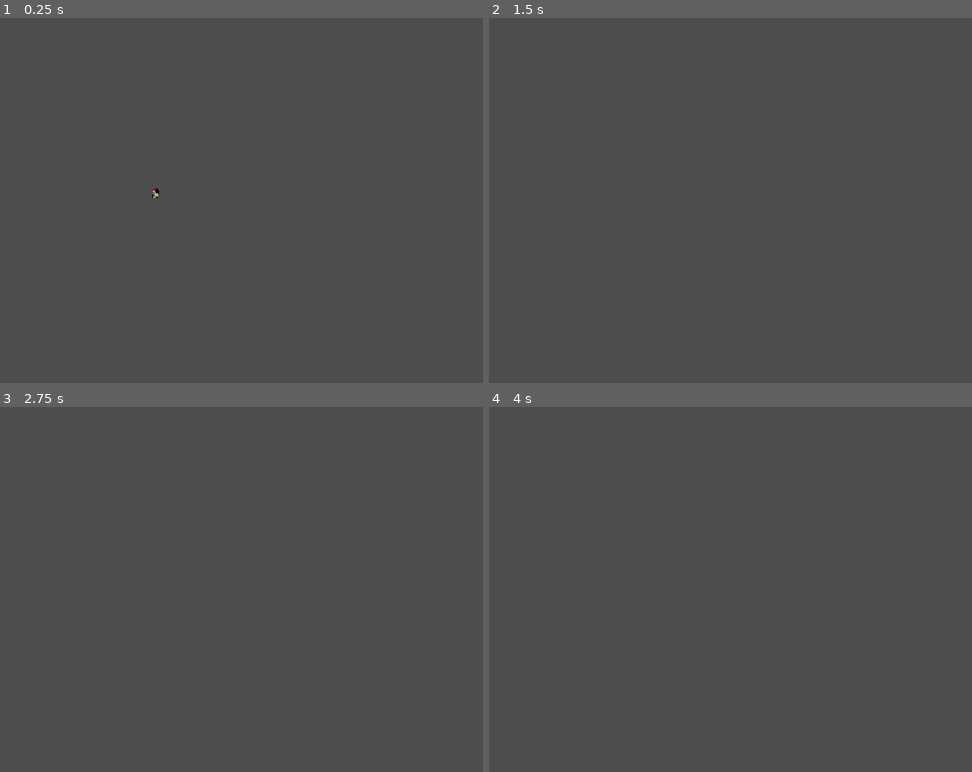
Above: before the commit, frames 1-4 (two rows, left to right).
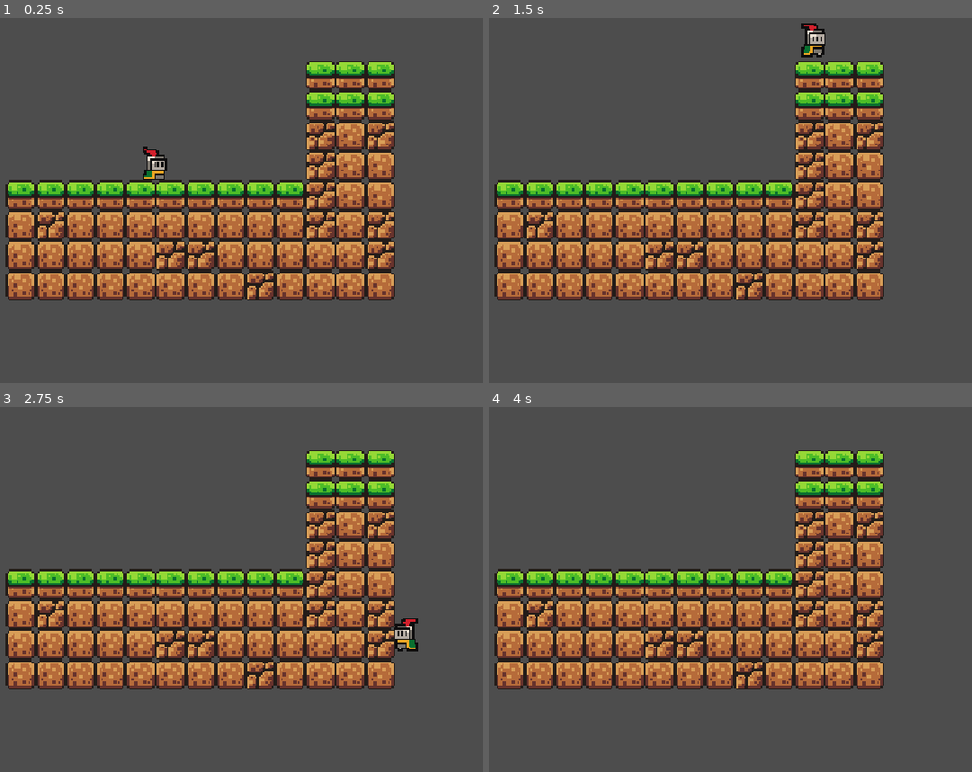
Above: after the commit, the same moments.

Repository: asciimo71/thegame
Game: Godot game, scene res://scenes/game.tscn
The game is run twice, just before and just after one commit, with the same random seed, the same clock (stepped at 60 frames per second) and the same inputs. The project has no main scene, so this scene is started directly.
Inputs:
- Up to frame 1 (0.25 s): no input
- Up to frame 2 (1.5 s): hold D (move_right) from 0.53 s (still down); tap W (jump) at 0.77 s
- Up to frame 3 (2.75 s): tap W (jump) at 1.52 s; release D (move_right) at 2.03 s; hold A (move_left) from 2.03 s (still down)
- Up to frame 4 (4 s): release A (move_left) at 2.78 s; hold D (move_right) from 2.78 s (still down); tap W (jump) at 3.02, 3.77 s; tap Enter at 3.5 s

The runs differ from the first frame. In frame 1, 32% of the frame differs, in the area x 1-82%, y 11-78%; in frame 2, 32%, in the area x 1-82%, y 1-78%; in frame 3, 32%; in frame 4, 31%.

Commit message:
feat(godot): added walk animation

Diff:
--- a/godot/project.godot
+++ b/godot/project.godot
@@ -43,6 +43,7 @@
 [physics]
 
 3d/physics_engine="Jolt Physics"
+2d/default_gravity=225.0
 
 [rendering]
 
--- a/godot/scenes/game.tscn
+++ b/godot/scenes/game.tscn
@@ -1,12 +1,177 @@
 [gd_scene format=3 uid="uid://6cgk61u4bfc8"]
 
 [ext_resource type="PackedScene" uid="uid://cv6kw6ib55ex" path="res://scenes/lotti.tscn" id="1_uwrxv"]
+[ext_resource type="Texture2D" uid="uid://cab3axgjgw2ly" path="res://assets/sprites/world_tileset.png" id="2_yqjtg"]
+
+[sub_resource type="TileSetAtlasSource" id="TileSetAtlasSource_lnu2h"]
+texture = ExtResource("2_yqjtg")
+0:0/0 = 0
+0:0/0/physics_layer_0/polygon_0/points = PackedVector2Array(-8, -8, 8, -8, 8, 8, -8, 8)
+1:0/0 = 0
+1:0/0/physics_layer_0/polygon_0/points = PackedVector2Array(-8, -8, 8, -8, 8, 8, -8, 8)
+2:0/0 = 0
+2:0/0/physics_layer_0/polygon_0/points = PackedVector2Array(-8, -8, 8, -8, 8, 8, -8, 8)
+3:0/0 = 0
+3:0/0/physics_layer_0/polygon_0/points = PackedVector2Array(-8, -8, 8, -8, 8, 8, -8, 8)
+4:0/0 = 0
+4:0/0/physics_layer_0/polygon_0/points = PackedVector2Array(-8, -8, 8, -8, 8, 8, -8, 8)
+5:0/0 = 0
+5:0/0/physics_layer_0/polygon_0/points = PackedVector2Array(-8, -8, 8, -8, 8, 8, -8, 8)
+6:0/0 = 0
+6:0/0/physics_layer_0/polygon_0/points = PackedVector2Array(-8, -8, 8, -8, 8, 8, -8, 8)
+7:0/0 = 0
+7:0/0/physics_layer_0/polygon_0/points = PackedVector2Array(-8, -8, 8, -8, 8, 8, -8, 8)
+8:0/0 = 0
+8:0/0/physics_layer_0/polygon_0/points = PackedVector2Array(-8, -8, 8, -8, 8, 8, -8, 8)
+9:0/0 = 0
+9:0/0/physics_layer_0/polygon_0/points = PackedVector2Array(-8, -6.4749136, 8, -7.4113646, 8, -1.0152559, -8, 0.20305157)
+10:0/0 = 0
+10:0/0/physics_layer_0/polygon_0/points = PackedVector2Array(-8, -5.036044, 8, -5.755479, 8, 1.6187286, -8, 0.81220436)
+11:0/0 = 0
+11:0/0/physics_layer_0/polygon_0/points = PackedVector2Array(-8, -6.4749136, 8, -7.4113646, 8, -1.0152559, -8, 0.20305157)
+0:1/0 = 0
+0:1/0/physics_layer_0/polygon_0/points = PackedVector2Array(-8, -8, 8, -8, 8, 8, -8, 8)
+1:1/0 = 0
+1:1/0/physics_layer_0/polygon_0/points = PackedVector2Array(-8, -8, 8, -8, 8, 8, -8, 8)
+2:1/0 = 0
+2:1/0/physics_layer_0/polygon_0/points = PackedVector2Array(-8, -8, 8, -8, 8, 8, -8, 8)
+3:1/0 = 0
+3:1/0/physics_layer_0/polygon_0/points = PackedVector2Array(-8, -8, 8, -8, 8, 8, -8, 8)
+4:1/0 = 0
+4:1/0/physics_layer_0/polygon_0/points = PackedVector2Array(-8, -8, 8, -8, 8, 8, -8, 8)
+5:1/0 = 0
+5:1/0/physics_layer_0/polygon_0/points = PackedVector2Array(-8, -8, 8, -8, 8, 8, -8, 8)
+6:1/0 = 0
+6:1/0/physics_layer_0/polygon_0/points = PackedVector2Array(-8, -8, 8, -8, 8, 8, -8, 8)
+7:1/0 = 0
+7:1/0/physics_layer_0/polygon_0/points = PackedVector2Array(-8, -8, 8, -8, 8, 8, -8, 8)
+8:1/0 = 0
+8:1/0/physics_layer_0/polygon_0/points = PackedVector2Array(-8, -8, 8, -8, 8, 8, -8, 8)
+9:1/0 = 0
+9:1/0/physics_layer_0/polygon_0/points = PackedVector2Array(-8, -8, 8, -8, 8, 8, -8, 8)
+10:1/0 = 0
+10:1/0/physics_layer_0/polygon_0/points = PackedVector2Array(-8, -8, 8, -8, 8, 8, -8, 8)
+11:1/0 = 0
+11:1/0/physics_layer_0/polygon_0/points = PackedVector2Array(-8, -8, 8, -8, 8, 8, -8, 8)
+0:2/0 = 0
+1:2/0 = 0
+2:2/0 = 0
+3:2/0 = 0
+4:2/0 = 0
+5:2/0 = 0
+6:2/0 = 0
+7:2/0 = 0
+8:2/0 = 0
+9:2/0 = 0
+9:2/0/physics_layer_0/polygon_0/points = PackedVector2Array(-8, -8, 8, -8, 8, 8, -8, 8)
+10:2/0 = 0
+10:2/0/physics_layer_0/polygon_0/points = PackedVector2Array(-8, -8, 8, -8, 8, 8, -8, 8)
+11:2/0 = 0
+11:2/0/physics_layer_0/polygon_0/points = PackedVector2Array(-8, -8, 8, -8, 8, 8, -8, 8)
+0:3/0 = 0
+1:3/0 = 0
+2:3/0 = 0
+5:3/0 = 0
+6:3/0 = 0
+7:3/0 = 0
+8:3/0 = 0
+9:3/0 = 0
+0:4/0 = 0
+1:4/0 = 0
+5:4/0 = 0
+6:4/0 = 0
+7:4/0 = 0
+8:4/0 = 0
+9:4/0 = 0
+0:5/0 = 0
+1:5/0 = 0
+2:5/0 = 0
+3:5/0 = 0
+4:5/0 = 0
+5:5/0 = 0
+6:5/0 = 0
+7:5/0 = 0
+8:5/0 = 0
+1:6/0 = 0
+2:6/0 = 0
+3:6/0 = 0
+4:6/0 = 0
+5:6/0 = 0
+6:6/0 = 0
+7:6/0 = 0
+8:6/0 = 0
+0:7/0 = 0
+1:7/0 = 0
+3:7/0 = 0
+5:7/0 = 0
+6:7/0 = 0
+7:7/0 = 0
+8:7/0 = 0
+0:8/0 = 0
+1:8/0 = 0
+2:8/0 = 0
+3:8/0 = 0
+4:8/0 = 0
+5:8/0 = 0
+6:8/0 = 0
+7:8/0 = 0
+8:8/0 = 0
+0:9/0 = 0
+1:9/0 = 0
+2:9/0 = 0
+3:9/0 = 0
+4:9/0 = 0
+5:9/0 = 0
+6:9/0 = 0
+7:9/0 = 0
+0:10/0 = 0
+1:10/0 = 0
+2:10/0 = 0
+3:10/0 = 0
+4:10/0 = 0
+6:10/0 = 0
+0:11/0 = 0
+1:11/0 = 0
+2:11/0 = 0
+3:11/0 = 0
+4:11/0 = 0
+5:11/0 = 0
+0:12/0 = 0
+1:12/0 = 0
+2:12/0 = 0
+3:12/0 = 0
+4:12/0 = 0
+0:13/0 = 0
+1:13/0 = 0
+2:13/0 = 0
+3:13/0 = 0
+4:13/0 = 0
+5:13/0 = 0
+0:14/0 = 0
+1:14/0 = 0
+2:14/0 = 0
+3:14/0 = 0
+4:14/0 = 0
+0:15/0 = 0
+1:15/0 = 0
+2:15/0 = 0
+3:15/0 = 0
+2:4/0 = 0
+3:4/0 = 0
+4:4/0 = 0
+
+[sub_resource type="TileSet" id="TileSet_lbhrr"]
+physics_layer_0/collision_layer = 1
+sources/1 = SubResource("TileSetAtlasSource_lnu2h")
 
 [node name="Game" type="Node2D" unique_id=751355891]
 
 [node name="Lotti" parent="." unique_id=1493846497 instance=ExtResource("1_uwrxv")]
 
 [node name="Camera2D" type="Camera2D" parent="." unique_id=354491322]
+zoom = Vector2(3, 3)
 
 [node name="TileMap" type="TileMap" parent="." unique_id=925622434]
+tile_set = SubResource("TileSet_lbhrr")
 format = 2
+layer_0/tile_data = PackedInt32Array(65535, 1, 0, 0, 1, 0, 1, 1, 0, 2, 1, 0, 3, 1, 0, 4, 1, 0, 65534, 1, 0, 65533, 1, 0, 65532, 1, 0, 65531, 1, 0, 131067, 1, 1, 131068, 65537, 0, 131069, 1, 1, 131070, 1, 1, 131071, 1, 1, 65536, 1, 1, 65537, 1, 1, 65538, 1, 1, 65539, 1, 1, 65540, 1, 1, 131076, 1, 1, 131075, 1, 1, 131074, 1, 1, 131073, 65537, 0, 131072, 65537, 0, 262143, 1, 1, 262142, 1, 1, 262141, 1, 1, 262140, 1, 1, 196604, 1, 1, 196603, 1, 1, 196605, 1, 1, 196606, 1, 1, 196607, 1, 1, 262139, 1, 1, 196608, 1, 1, 196609, 1, 1, 196610, 1, 1, 196611, 65537, 0, 196612, 1, 1, -262139, 1, 0, -262138, 1, 0, -262137, 1, 0, -196603, 1, 0, -196602, 1, 0, -196601, 1, 0, -131067, 65537, 0, -65531, 65537, 0, 5, 65537, 0, 65541, 65537, 0, -131066, 1, 1, -65530, 1, 1, 6, 1, 1, 65542, 1, 1, -131065, 65537, 0, -65529, 1, 1, 7, 1, 1, 65543, 65537, 0, 131079, 65537, 0, 131078, 1, 1, 131077, 1, 1, 196613, 1, 1, 196614, 1, 1, 196615, 1, 1)
--- a/godot/scenes/lotti.tscn
+++ b/godot/scenes/lotti.tscn
@@ -19,6 +19,38 @@
 atlas = ExtResource("1_107ry")
 region = Rect2(96, 0, 32, 32)
 
+[sub_resource type="AtlasTexture" id="AtlasTexture_2tkhh"]
+atlas = ExtResource("1_107ry")
+region = Rect2(32, 64, 32, 32)
+
+[sub_resource type="AtlasTexture" id="AtlasTexture_gbh7e"]
+atlas = ExtResource("1_107ry")
+region = Rect2(0, 64, 32, 32)
+
+[sub_resource type="AtlasTexture" id="AtlasTexture_xja5q"]
+atlas = ExtResource("1_107ry")
+region = Rect2(64, 64, 32, 32)
+
+[sub_resource type="AtlasTexture" id="AtlasTexture_1ude5"]
+atlas = ExtResource("1_107ry")
+region = Rect2(96, 64, 32, 32)
+
+[sub_resource type="AtlasTexture" id="AtlasTexture_r752u"]
+atlas = ExtResource("1_107ry")
+region = Rect2(128, 64, 32, 32)
+
+[sub_resource type="AtlasTexture" id="AtlasTexture_34hsy"]
+atlas = ExtResource("1_107ry")
+region = Rect2(160, 64, 32, 32)
+
+[sub_resource type="AtlasTexture" id="AtlasTexture_uwdrd"]
+atlas = ExtResource("1_107ry")
+region = Rect2(192, 64, 32, 32)
+
+[sub_resource type="AtlasTexture" id="AtlasTexture_t3upd"]
+atlas = ExtResource("1_107ry")
+region = Rect2(224, 64, 32, 32)
+
 [sub_resource type="SpriteFrames" id="SpriteFrames_noqwr"]
 animations = [{
 "frames": [{
@@ -37,6 +69,35 @@
 "loop": true,
 "name": &"idle",
 "speed": 10.0
+}, {
+"frames": [{
+"duration": 1.0,
+"texture": SubResource("AtlasTexture_2tkhh")
+}, {
+"duration": 1.0,
+"texture": SubResource("AtlasTexture_gbh7e")
+}, {
+"duration": 1.0,
+"texture": SubResource("AtlasTexture_xja5q")
+}, {
+"duration": 1.0,
+"texture": SubResource("AtlasTexture_1ude5")
+}, {
+"duration": 1.0,
+"texture": SubResource("AtlasTexture_r752u")
+}, {
+"duration": 1.0,
+"texture": SubResource("AtlasTexture_34hsy")
+}, {
+"duration": 1.0,
+"texture": SubResource("AtlasTexture_uwdrd")
+}, {
+"duration": 1.0,
+"texture": SubResource("AtlasTexture_t3upd")
+}],
+"loop": true,
+"name": &"walk",
+"speed": 6.0
 }]
 
 [sub_resource type="CircleShape2D" id="CircleShape2D_2tkhh"]
@@ -48,9 +109,9 @@
 [node name="AnimatedSprite2D" type="AnimatedSprite2D" parent="." unique_id=1641438328]
 position = Vector2(0, -12)
 sprite_frames = SubResource("SpriteFrames_noqwr")
-animation = &"idle"
+animation = &"walk"
 autoplay = "idle"
-frame_progress = 0.5627404
+frame_progress = 0.063000284
 
 [node name="CollisionShape2D" type="CollisionShape2D" parent="." unique_id=852029658]
 position = Vector2(0, -5)
--- a/godot/scripts/lotti.gd
+++ b/godot/scripts/lotti.gd
@@ -1,9 +1,13 @@
 extends CharacterBody2D
 
 
-const SPEED = 200.0
-const JUMP_VELOCITY = -400.0
+const SPEED = 150.0
+const JUMP_VELOCITY = -170.0
 
+@onready var animated_sprite = $AnimatedSprite2D
+
+func _process(delta: float) -> void:
+	pass
 
 func _physics_process(delta: float) -> void:
 	# Add the gravity.
@@ -15,11 +19,19 @@
 		velocity.y = JUMP_VELOCITY
 
 	# Get the input direction and handle the movement/deceleration.
-	# As good practice, you should replace UI actions with custom gameplay actions.
 	var direction := Input.get_axis("move_left", "move_right")
 	if direction:
 		velocity.x = direction * SPEED
 	else:
 		velocity.x = move_toward(velocity.x, 0, SPEED)
 
+	if direction > 0:
+		animated_sprite.flip_h = false
+		animated_sprite.play("walk")
+	elif direction < 0:
+		animated_sprite.flip_h = true
+		animated_sprite.play("walk")
+	else:
+		animated_sprite.play("idle")
+
 	move_and_slide()
